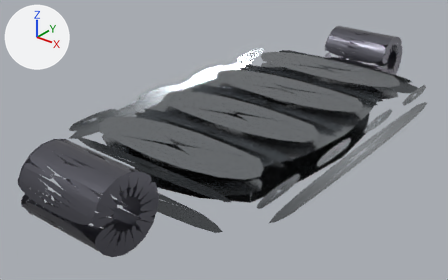
One commit to the glTF model public/models/modular_parts/chassis_sedan.glb: the scene before it, then after it.
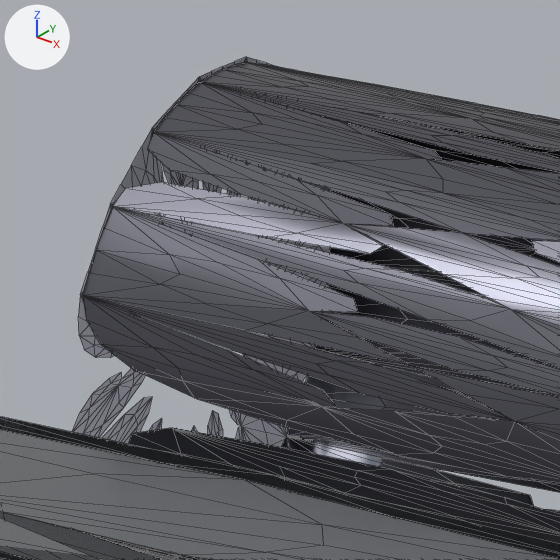
There are two pictures of each version: one whole from a 50 mm camera at (2.04, -2.9, 1.77) aimed at (-0.11, -0.21, 0.11), one close up on the part from 71% to 82% of the width and 7% to 24% of the height. The axes (+X, +Y, +Z) are drawn at upper left. The lights are the same throughout. The older version's two pictures come first. The close-ups show mesh edges as thin lines. Where no turn or scale is listed for an object, it has been applied to the vertices. Vertices at exactly the same position are counted once.

Names of what the first close-up shows: 'GEO_Chassis_Battery_Enclosure_Tub', 'GEO_Chassis_Battery_Module_800V_Stack_1', 'GEO_Chassis_Front_Axle_Electric_Drive_Unit_300kW'.
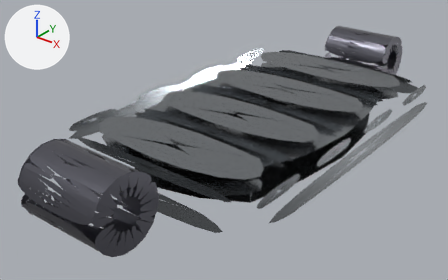
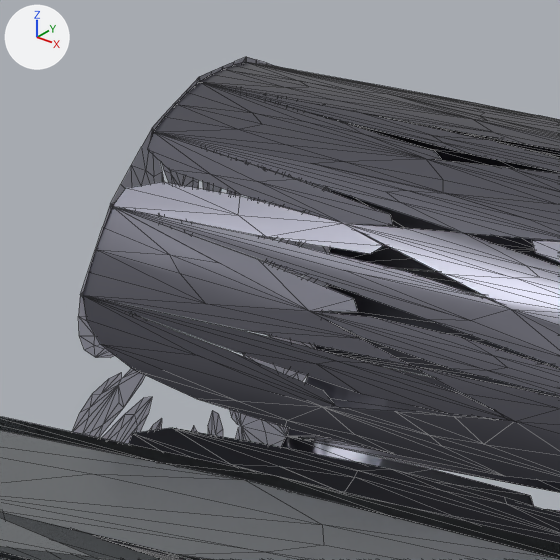
Where the newer file only moved an object's origin or applied its transform, the numbers keep the older frame.

Location of each change, [x1, y1, x2, y2] in pixels of the close-ups (560 x 560 px):
```json
{"part": 1, "of": "me_mesh_7", "change": "built on", "before": [78, 57, 560, 560], "after": [389, 94, 560, 144]}
```

The change, as JSON lines over the scene's bpy script:
```json
{"block": "me_mesh_7", "where": "# used by ob_geo_chassis_front_axle_electric_drive_unit_300kw; location = (0.0, 1.36, 0.28)"}
{"op": "remove", "block": "me_mesh_7", "code": "me_mesh_7.from_pydata(...)  # 1836 vertices, 2592 faces; spans x -0.24..0.24, y -0.179..0.18, z -0.177..0.177"}
{"op": "add", "block": "me_mesh_7", "code": "me_mesh_7.from_pydata(...)  # 1585 vertices, 2126 faces; spans x -0.24..0.24, y -0.179..0.18, z -0.177..0.177"}
{"block": "me_mesh_7", "change": "me_mesh_7 part 1: 4 vertices moved within x -0.053, y 0.003..0.116, z 0.133..0.176; 249 vertices removed from x -0.24..0.24, y -0.178..0.176, z -0.176..0.177"}
{"block": "me_mesh_7", "change": "other edits to the shape of me_mesh_7 do not show in these pictures"}
```
